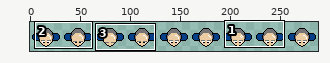
Sprite sheet: assets/imgs/narci.png. The picture above shows the old version from afar; the outline marks the close-up.
Close-up. Before the commit:
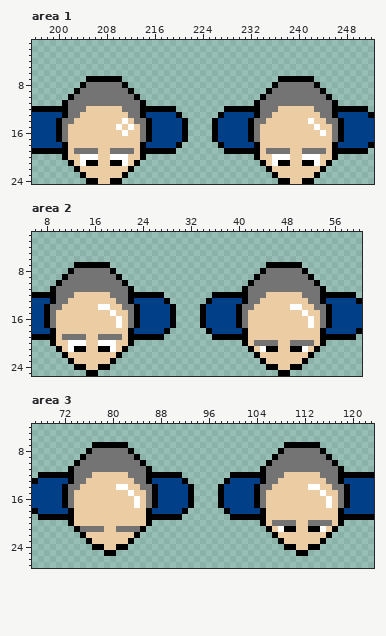
The file is 288x32 pixels. Shown: area 1: x 196..252, y 1..24; area 2: x 6..60, y 2..25; area 3: x 67..123, y 4..27. The wide view leaves out empty margins. The commit also changed other parts of the picture, which this record leaves out.
After:
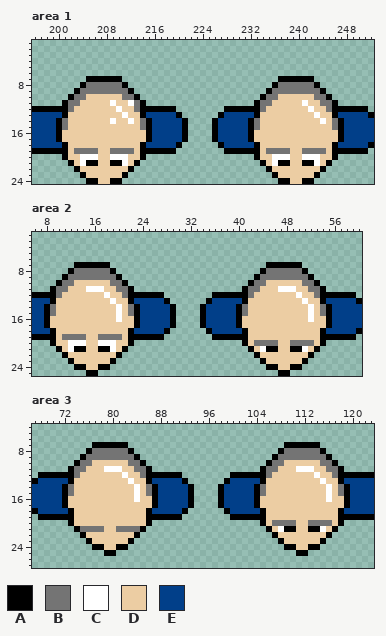
Palette (. is transparent): A #000000  B #747474  C #ffffff  D #eccda3  E #013f89
What changed:
Area 1:
The author changed colour B to colour C in row 11 at x 209, 212 and 241.
The author changed colour D to colour C in row 12 at x 210 and 242; in row 13 at x 211 and 243; in row 14 at x 209, 212 and 244.
The author changed colour B to colour D in row 10 at x 205 to 210 and 237 to 242; in row 11 at x 204 to 208, 210 to 211, 236 to 240 and 242 to 243; in row 12 at x 203 to 204, 211 to 212, 235 to 236 and 243 to 244; in row 13 at x 202 to 203, 212 to 213, 234 to 235 and 244 to 245; in row 14 at x 202, 213, 234 and 245; in rows 16 to 17 at x 201, 214, 233 and 246.
The author changed colour C to colour D in row 14 at x 211 and 242; in row 15 at x 210, 212 and 243; in row 16 at x 211 and 244.
Area 2:
The author changed colour B to colour C in row 11 at x 15 to 17 and 47 to 49.
The author changed colour D to colour C in row 12 at x 18 and 50; in row 13 at x 19 and 51; in rows 14 to 15 at x 20 and 52.
The author changed colour B to colour D in row 10 at x 13 to 18 and 45 to 50; in row 11 at x 12 to 14, 18 to 19, 44 to 46 and 50 to 51; in row 12 at x 11 to 12, 19 to 20, 43 to 44 and 51 to 52; in row 13 at x 10 to 11, 20 to 21, 42 to 43 and 52 to 53; in row 14 at x 10, 21, 42 and 53; in rows 16 to 17 at x 9, 22, 41 and 54.
The author changed colour C to colour D in row 14 at x 17 to 18 and 49 to 50; in row 15 at x 19 and 51; in row 17 at x 20 and 52.
Area 3:
The author changed colour B to colour C in row 11 at x 79 to 81 and 111 to 113.
The author changed colour D to colour C in row 12 at x 82 and 114; in row 13 at x 83 and 115; in rows 14 to 15 at x 84 and 116.
The author changed colour B to colour D in row 10 at x 77 to 82 and 109 to 114; in row 11 at x 76 to 78, 82 to 83, 108 to 110 and 114 to 115; in row 12 at x 75 to 76, 83 to 84, 107 to 108 and 115 to 116; in row 13 at x 74 to 75, 84 to 85, 106 to 107 and 116 to 117; in row 14 at x 74, 85, 106 and 117; in rows 16 to 17 at x 73, 86, 105 and 118.
The author changed colour C to colour D in row 14 at x 81 to 82 and 113 to 114; in row 15 at x 83 and 115; in row 17 at x 84 and 116.
Boxes around the changes in both close-ups, in picture pixels (x1, y1, x2, y2):
changed: (62, 94, 146, 142)
changed: (254, 94, 338, 142)
changed: (50, 280, 134, 328)
changed: (242, 280, 326, 328)
changed: (68, 460, 152, 508)
changed: (260, 460, 344, 508)
